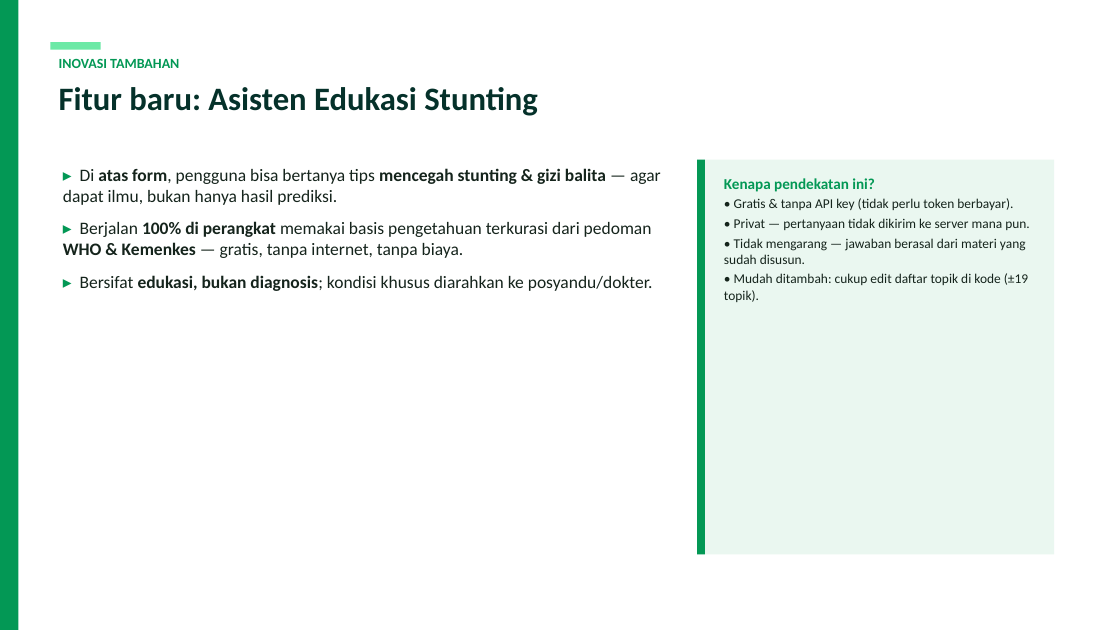
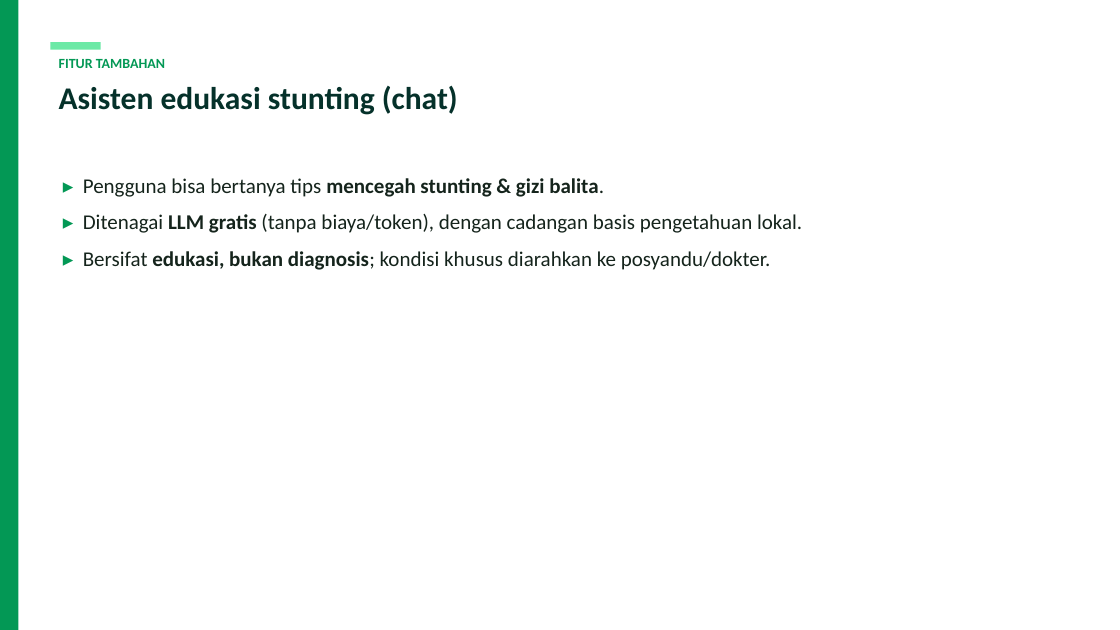
Before and after one commit to steffenkwik/machinelearning-ai, a slide deck: slide 15 of StuntCare_AI_Presentation.pptx (slide 12 before the commit). Drawn at 1120x630 pixels with LibreOffice and Linux fonts; fonts in the diff are those of the drawing. Boxes give left, top, right and bottom in pixels: in the first picture for what was removed or moved away, otherwise in the second. Text is boxed around its words. In the diff, an @@ line names an element or a change of style, - is before the commit and + after.

```diff
--- a/StuntCare_AI_Presentation.pptx
+++ b/StuntCare_AI_Presentation.pptx
@@ text at bbox=[59, 59, 165, 68]: text changed @@
-INOVASI TAMBAHAN
+FITUR TAMBAHAN
@@ text at bbox=[59, 85, 458, 115]: text changed; size 28 to 27 pt @@
-Fitur baru: Asisten Edukasi Stunting
+Asisten edukasi stunting (chat)
@@ text "▸ Pengguna bisa bertanya tips ...": place and size @@
-text "▸ Pengguna bisa bertanya tips ..." at bbox=[63, 168, 661, 291]
+text "▸ Pengguna bisa bertanya tips ..." at bbox=[83, 178, 802, 270]
@@ text at bbox=[83, 178, 802, 233]: text changed; size 15 to 18 pt @@
-▸ Di atas form, pengguna bisa bertanya tips mencegah stunting & gizi balita — agar dapat ilmu, bukan hanya hasil prediksi.
-▸ Berjalan 100% di perangkat memakai basis pengetahuan terkurasi dari pedoman WHO & Kemenkes — gratis, tanpa internet, tanpa biaya.
+▸ Pengguna bisa bertanya tips mencegah stunting & gizi balita.
+▸ Ditenagai LLM gratis (tanpa biaya/token), dengan cadangan basis pengetahuan lokal.
@@ rectangle removed at bbox=[697, 160, 1054, 555] @@
@@ rectangle removed at bbox=[697, 160, 705, 555] @@
@@ text removed at bbox=[724, 178, 1030, 302] @@
-Kenapa pendekatan ini?
-• Gratis & tanpa API key (tidak perlu token berbayar).
-• Privat — pertanyaan tidak dikirim ke server mana pun.
-• Tidak mengarang — jawaban berasal dari materi yang sudah disusun.
-• Mudah ditambah: cukup edit daftar topik di kode (±19 topik).
@@ text at bbox=[83, 251, 771, 270]: size 15 to 18 pt in "▸ Bersifat edukasi, bukan diagnosis; kondisi khusus ..." @@
```
Also in this commit, not shown: 6 other slides changed, 10 slides added, 7 slides removed, 32 other files.
